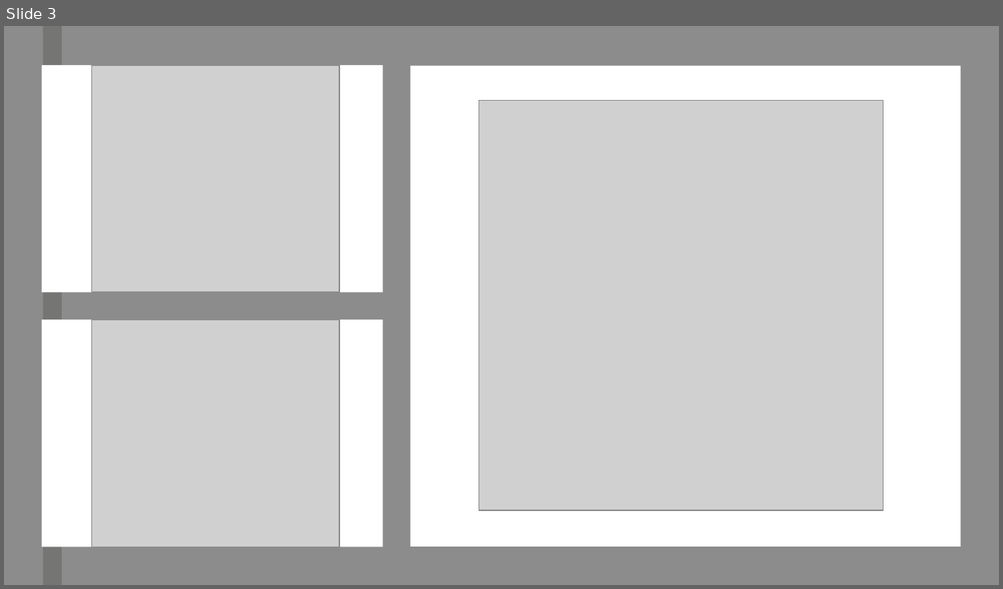
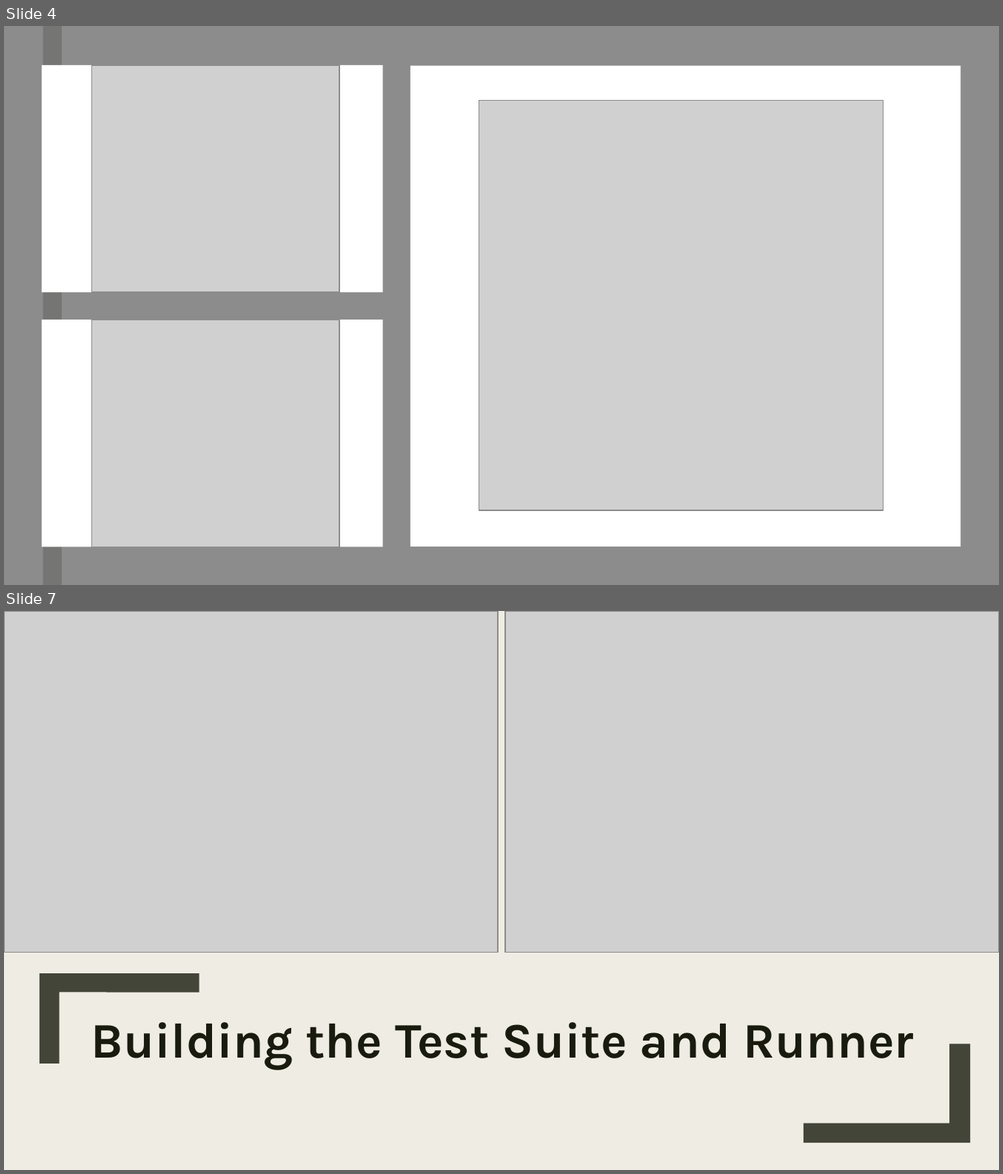
Before and after one commit to 7UsmanS/Java-TetrisTest-master, a slide deck: Java-TetrisTest-master/documentation/Presentation - Group.pptx. Shown one above the other, each under a label of ours: slide 3 before the commit, slides 4 and 7 after it; the slides between them are not shown. The pictures are 1003x589 and 1003x1174 pixels, drawn with LibreOffice and Linux fonts; fonts in the diff are those of the drawing; grey boxes stand for pictures. Boxes give left, top, right and bottom in pixels: in the first picture for what was removed or moved away, otherwise in the second. Text is boxed around its words. In the diff, an @@ line names an element or a change of style, - is before the commit and + after.

```diff
--- a/Java-TetrisTest-master/documentation/Presentation - Group.pptx
+++ b/Java-TetrisTest-master/documentation/Presentation - Group.pptx
@@ slide 7 added at [4,611,999,1170], background #EFEDE3; not listed: 1 template element that a slide beside it also shows @@
@@ rectangle added at [4,611,999,1170], fill #EFEDE3 @@
@@ picture added at [4,611,498,952] @@
@@ picture added at [505,611,999,952] @@
@@ freeform shape added at [40,974,200,1065], fill #191B0E at 80% opacity @@
@@ title added at [91,1022,913,1071], 36 pt, text #191B0E, bold @@
+Building the Test Suite and Runner
@@ freeform shape added at [804,1045,970,1144], fill #191B0E at 80% opacity @@
@@ what was slide 3 is now slide 4 @@
```
Also in this commit, not shown: 2 slides changed, 6 other slides added, 2 slides removed.
